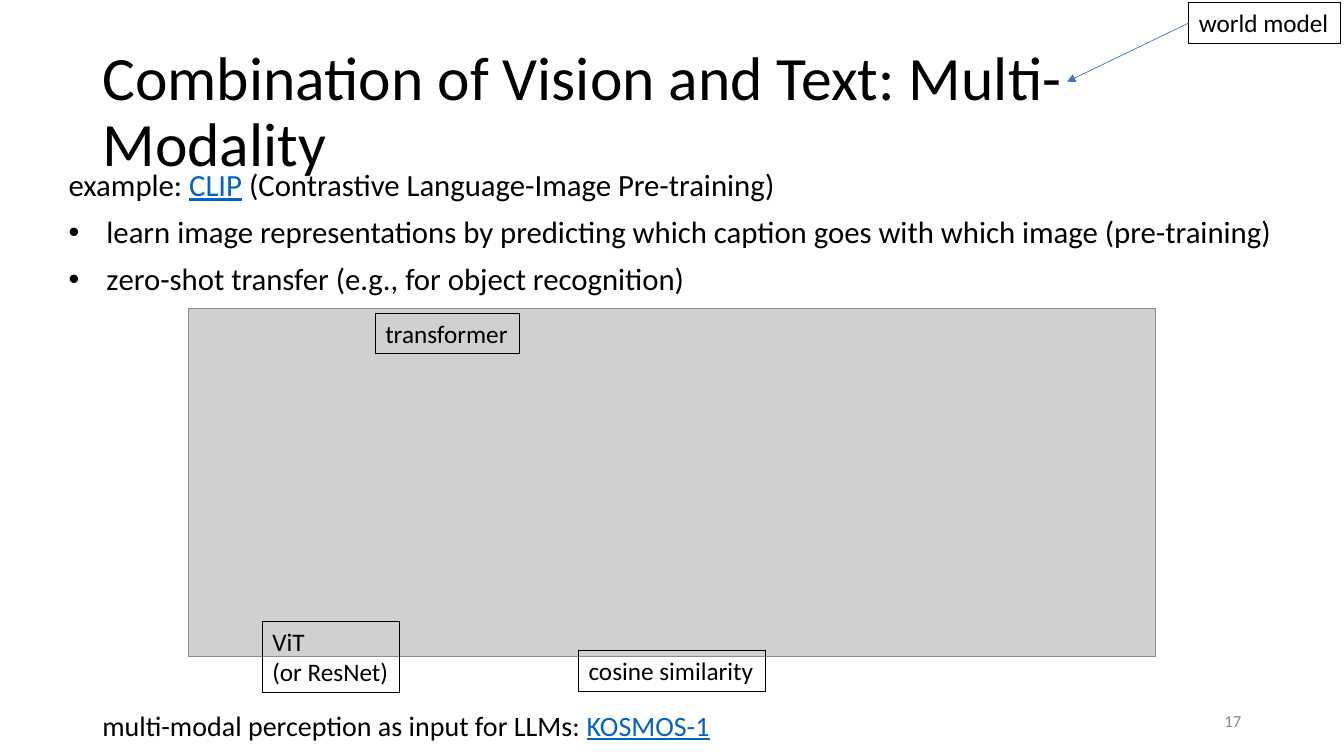
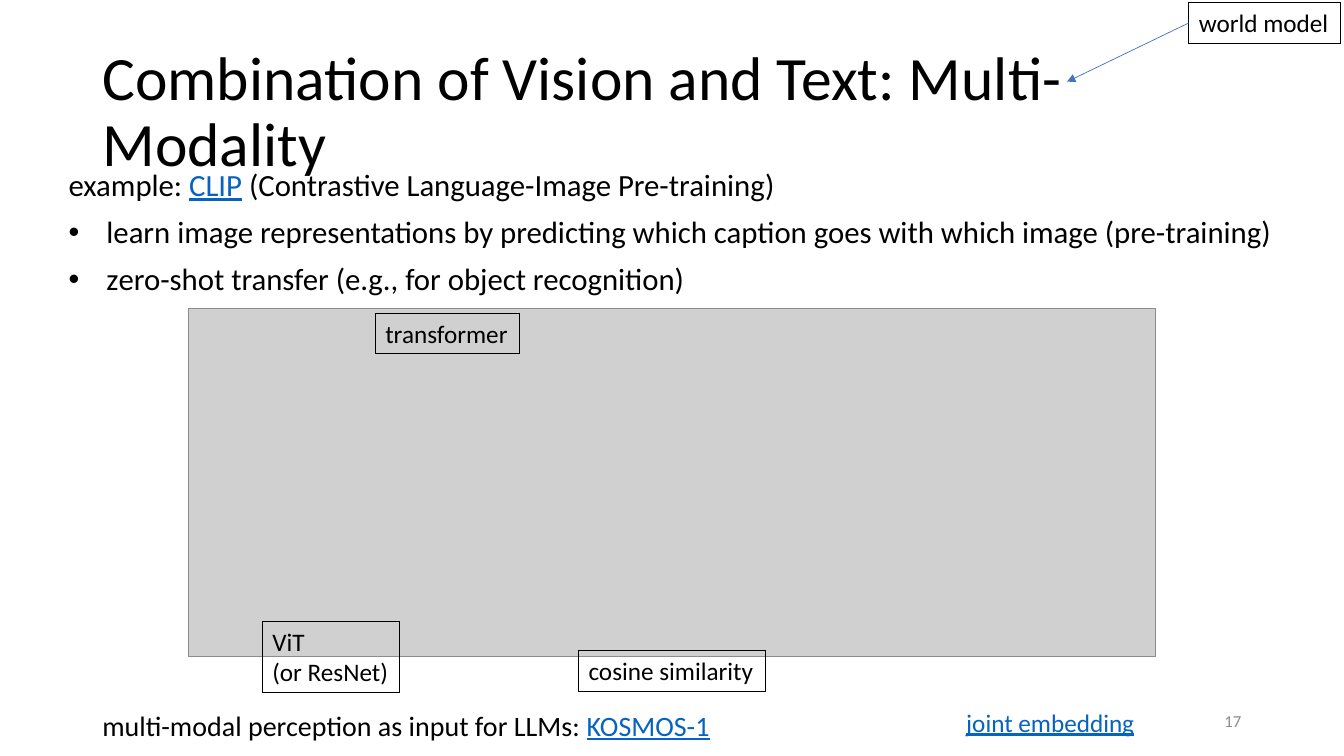
Before and after one commit to FelixWick/intelligent-systems, a slide deck: slide 17 of slides/LanguageModels_2.pptx. Drawn at 1344x756 pixels with LibreOffice and Linux fonts; fonts in the diff are those of the drawing; grey boxes stand for pictures. Boxes give left, top, right and bottom in pixels: in the first picture for what was removed or moved away, otherwise in the second. Text is boxed around its words. In the diff, an @@ line names an element or a change of style, - is before the commit and + after.

```diff
--- a/slides/LanguageModels_2.pptx
+++ b/slides/LanguageModels_2.pptx
@@ text added at (966, 714, 1134, 737), 18 pt, text #0563C1, underline @@
+joint embedding
```
Also in this commit, not shown: 1 other file.
